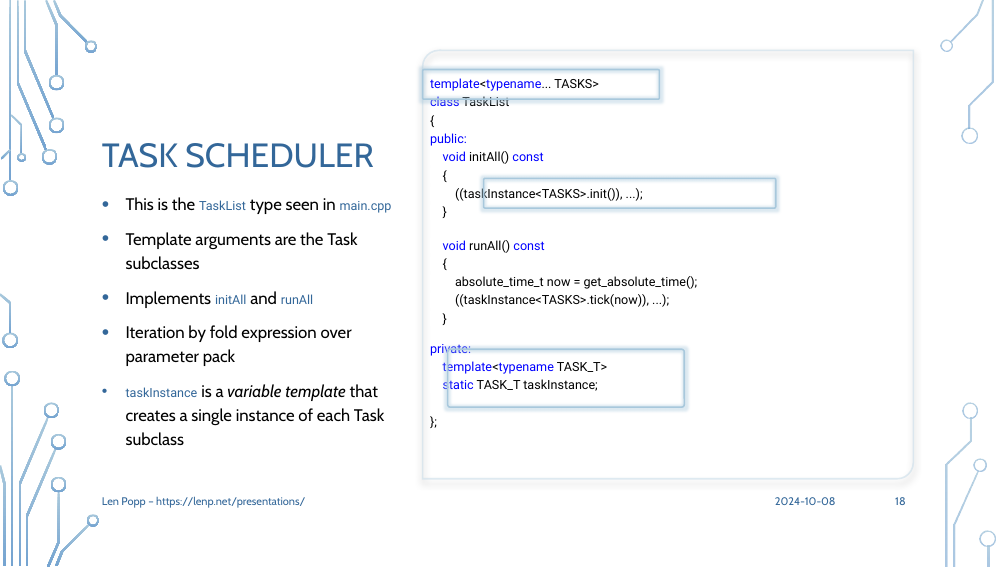
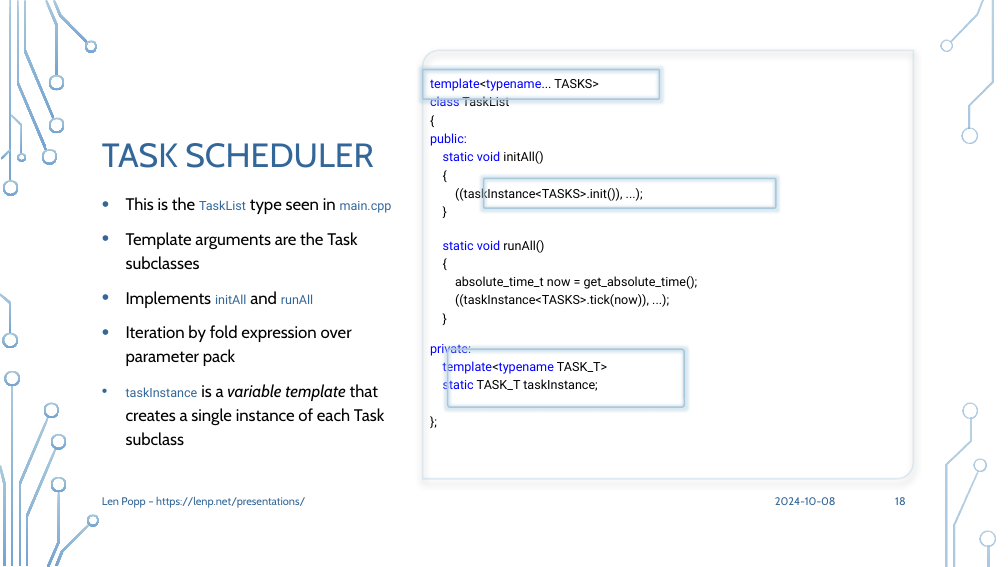
Before and after one commit to Len42/presentations, a slide deck: slide 18 of TaskScheduler/TaskScheduler.pptx. Drawn at 1008x567 pixels with LibreOffice and Linux fonts; fonts in the diff are those of the drawing; background and template pictures are left out. Boxes give left, top, right and bottom in pixels: in the first picture for what was removed or moved away, otherwise in the second. Text is boxed around its words. In the diff, an @@ line names an element or a change of style, - is before the commit and + after.

Commit message:
TaskScheduler: fix a slideware bug

```diff
--- a/TaskScheduler/TaskScheduler.pptx
+++ b/TaskScheduler/TaskScheduler.pptx
@@ text at box(443, 151, 543, 164): text changed @@
-void initAll() const
+static void initAll()
@@ text at box(443, 240, 544, 253): text changed @@
-void runAll() const
+static void runAll()
```
